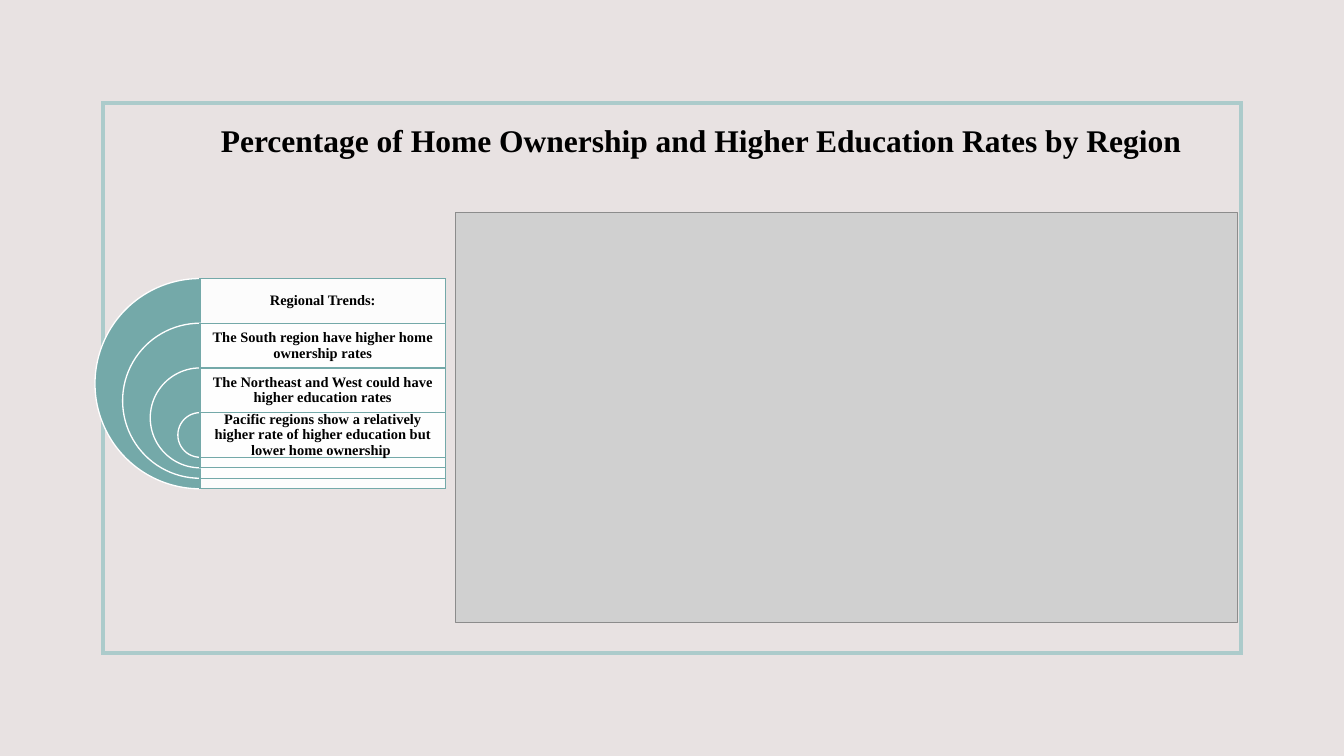
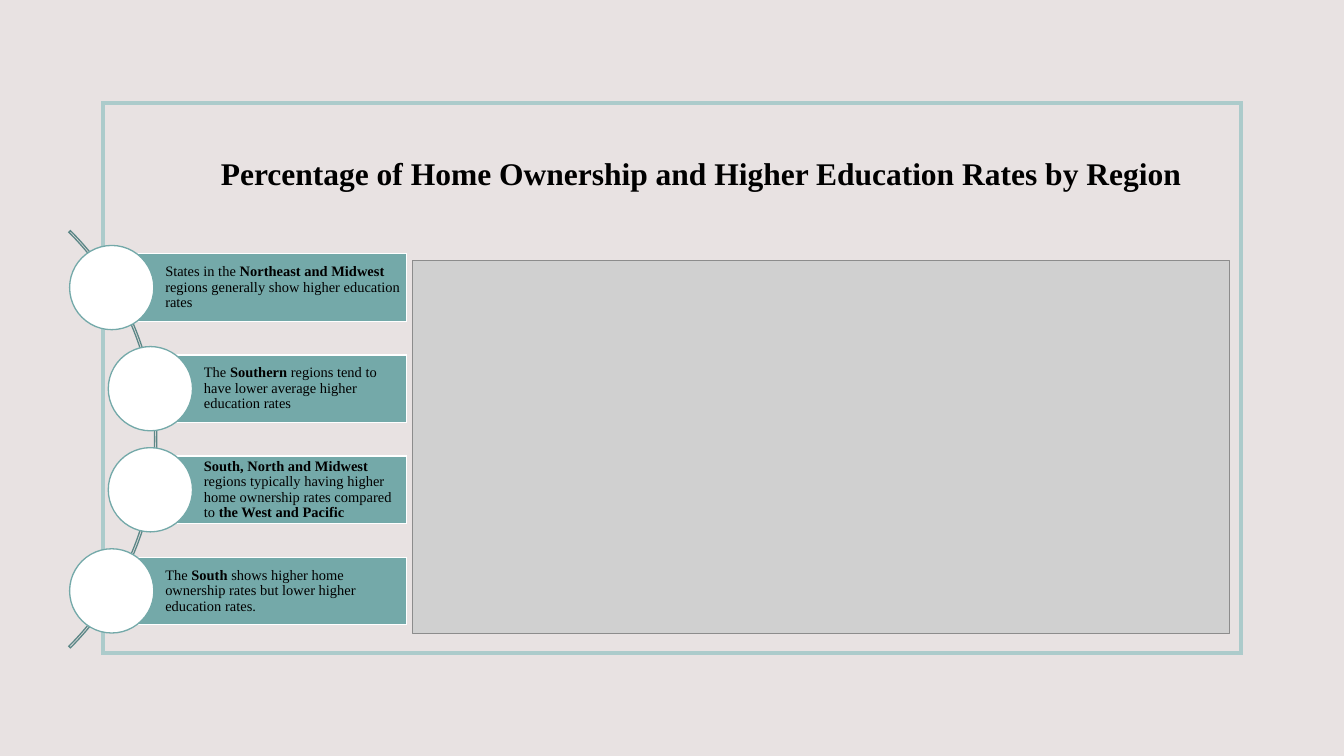
Before and after one commit to d-burke-data/Project_01, a slide deck: slide 5 of Work_Hawa/Hawa-Slides.pptx. Drawn at 1344x756 pixels with LibreOffice and Linux fonts; fonts in the diff are those of the drawing; grey boxes stand for pictures. Boxes give left, top, right and bottom in pixels: in the first picture for what was removed or moved away, otherwise in the second. Text is boxed around its words. In the diff, an @@ line names an element or a change of style, - is before the commit and + after.

```diff
--- a/Work_Hawa/Hawa-Slides.pptx
+++ b/Work_Hawa/Hawa-Slides.pptx
@@ text "Percentage of Home Ownership and ...": place and size @@
-text "Percentage of Home Ownership and ..." at (221,130,1180,159)
+text "Percentage of Home Ownership and ..." at (221,163,1180,192)
@@ picture: place and size @@
-picture at (456,213,1237,623)
+picture at (413,260,1231,634)
@@ rectangle: place and size @@
-rectangle at (200,368,446,468)
+rectangle at (150,355,406,422)
@@ rectangle at (150,355,406,422): fill #FFFFFF at 90% opacity to #74A9A9; outline #74A9A9 1 pt to #FFFFFF 1 pt @@
@@ text at (204,367,377,408): text changed; bold off @@
-The Northeast and West could have higher education rates
+The Southern regions tend to have lower average higher education rates
@@ group removed at (95,279,446,490): 4 pie slice (boxed as its full ellipse)s, 2 rectangles, 2 texts @@
-Regional Trends:
-Pacific regions show a relatively higher rate of higher education but lower home ownership
@@ rectangle at (150,457,406,524): fill #FFFFFF at 90% opacity to #74A9A9; outline #74A9A9 1 pt to #FFFFFF 1 pt @@
@@ rectangle: place and size @@
-rectangle at (200,413,446,457)
+rectangle at (150,457,406,524)
@@ group added at (0,145,406,734): 4 ellipses, 2 rectangles, 2 texts, 1 arch (boxed as its full ring) @@
+States in the Northeast and Midwest regions generally show higher education rates
+South, North and Midwest regions typically having higher home ownership rates compared to the West and Pacific
@@ text at (165,570,356,611): text changed; bold off @@
-The South region have higher home ownership rates
+The South shows higher home ownership rates but lower higher education rates.
```
Also in this commit, not shown: 3 other slides changed, 1 slide removed, 1 other file.
